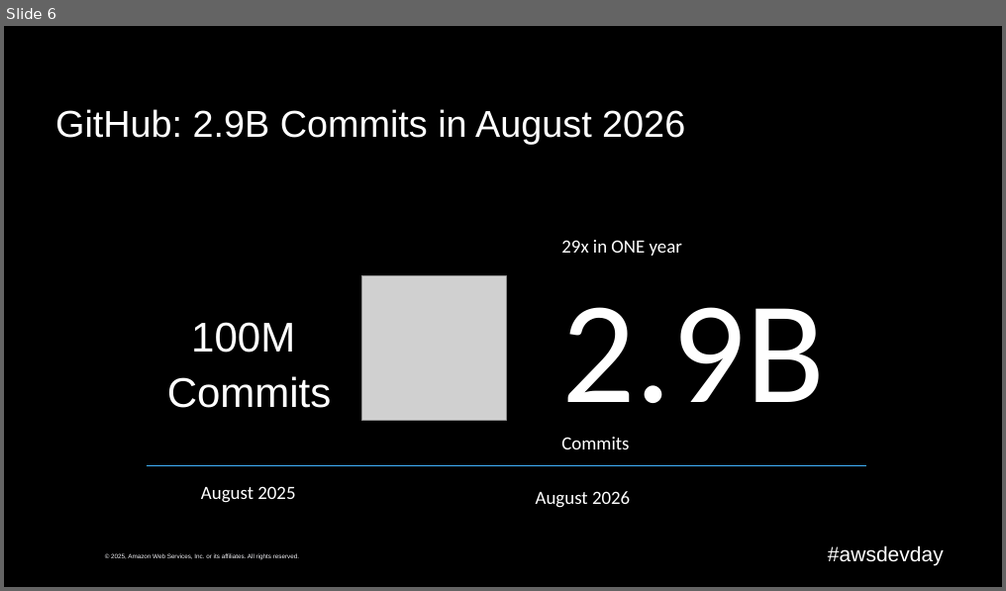
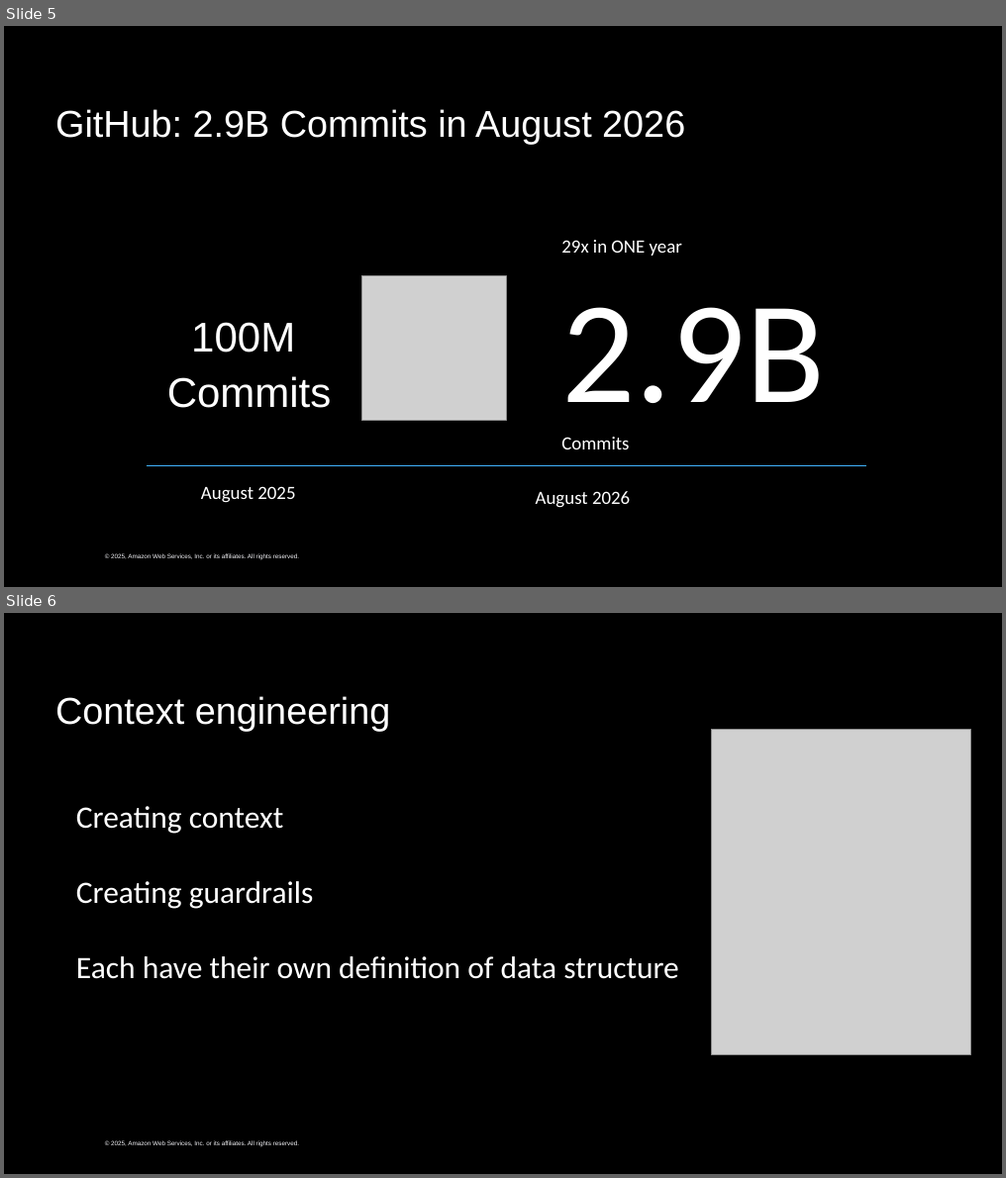
Before and after one commit to caroline-cah/lakehouse-harness, a slide deck: talk/harness-engineering-live.pptx. Shown one above the other, each under a label of ours: slide 6 before the commit, slides 5 and 6 after it. The pictures are 1006x591 and 1006x1178 pixels, drawn with LibreOffice and Linux fonts; fonts in the diff are those of the drawing; grey boxes stand for pictures; background and template pictures are left out. Boxes give left, top, right and bottom in pixels: in the first picture for what was removed or moved away, otherwise in the second. Text is boxed around its words. In the diff, an @@ line names an element or a change of style, - is before the commit and + after.

```diff
--- a/talk/harness-engineering-live.pptx
+++ b/talk/harness-engineering-live.pptx
@@ slide 6 added at box(4, 613, 1002, 1174), background #000000; not listed: 1 template element that a slide beside it also shows @@
@@ title added at box(55, 696, 391, 731), 36 pt, text #FFFFFF @@
+Context engineering
@@ picture added at box(712, 730, 971, 1056) @@
@@ text added at box(76, 806, 679, 979), 30 pt, text #FFFFFF @@
+Creating context
+Creating guardrails
+Each have their own definition of data structure
@@ what was slide 6 is now slide 5 @@
@@ slide 5 changed as well @@
@@ text removed at box(828, 546, 944, 566) @@
-#awsdevday
```
Also in this commit, not shown: 28 other slides changed, 2 other slides added, 9 slides removed, 32 other files.
